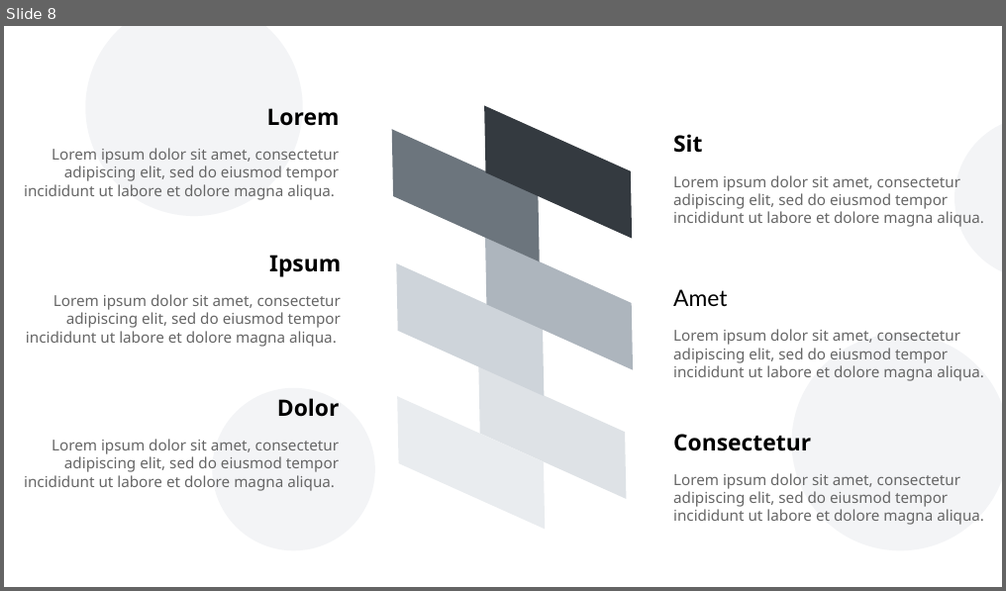
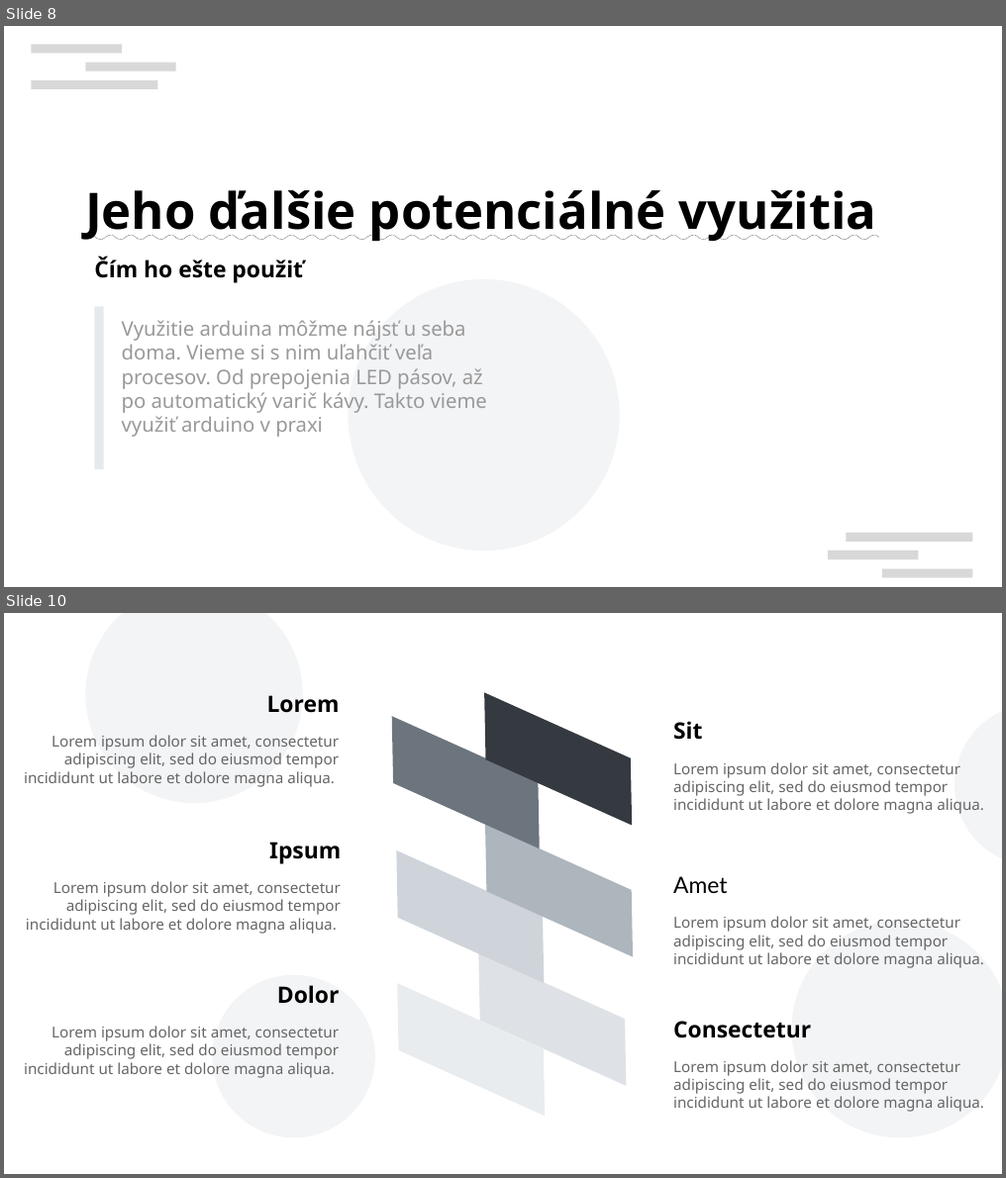
Before and after one commit to ZekoSNB/School, a slide deck: presenting/prezentacia_prednaska.odp. Shown one above the other, each under a label of ours: slide 8 before the commit, slides 8 and 10 after it; the slides between them are not shown. The pictures are 1006x591 and 1006x1178 pixels, drawn with LibreOffice and Linux fonts; fonts in the diff are those of the drawing; background and template pictures are left out. Boxes give left, top, right and bottom in pixels: in the first picture for what was removed or moved away, otherwise in the second. Text is boxed around its words. In the diff, an @@ line names an element or a change of style, - is before the commit and + after.

```diff
--- a/presenting/prezentacia_prednaska.odp
+++ b/presenting/prezentacia_prednaska.odp
@@ slide 8 added at (4, 26, 1002, 587), background #FFFFFF @@
@@ rectangle added at (31, 44, 122, 53), fill #CCCCCC at 75% opacity @@
@@ rectangle added at (31, 80, 157, 89), fill #CCCCCC at 75% opacity @@
@@ rectangle added at (85, 63, 176, 72), fill #CCCCCC at 75% opacity @@
@@ text added at (85, 190, 877, 242), 40 pt, text #000000, bold, underline @@
+Jeho ďalšie potenciálné využitia
@@ text added at (94, 257, 303, 283), 18 pt, text #000000, bold @@
+Čím ho ešte použiť
@@ ellipse added at (349, 279, 620, 552), fill #8D99AE at 10% opacity @@
@@ rectangle added at (94, 307, 104, 470), fill #CED4DA at 50% opacity @@
@@ text added at (122, 320, 487, 437), 16 pt, text #999999 @@
+Využitie arduina môžme nájsť u seba doma. Vieme si s nim uľahčiť veľa procesov. Od prepojenia LED pásov, až po automatický varič kávy. Takto vieme využiť arduino v praxi
@@ rectangle added at (828, 552, 919, 561), fill #CCCCCC at 75% opacity @@
@@ rectangle added at (846, 533, 973, 542), fill #CCCCCC at 75% opacity @@
@@ rectangle added at (882, 570, 973, 578), fill #CCCCCC at 75% opacity @@
@@ what was slide 8 is now slide 10 @@
```
Also in this commit, not shown: 2 other slides added, 1 slide removed.
